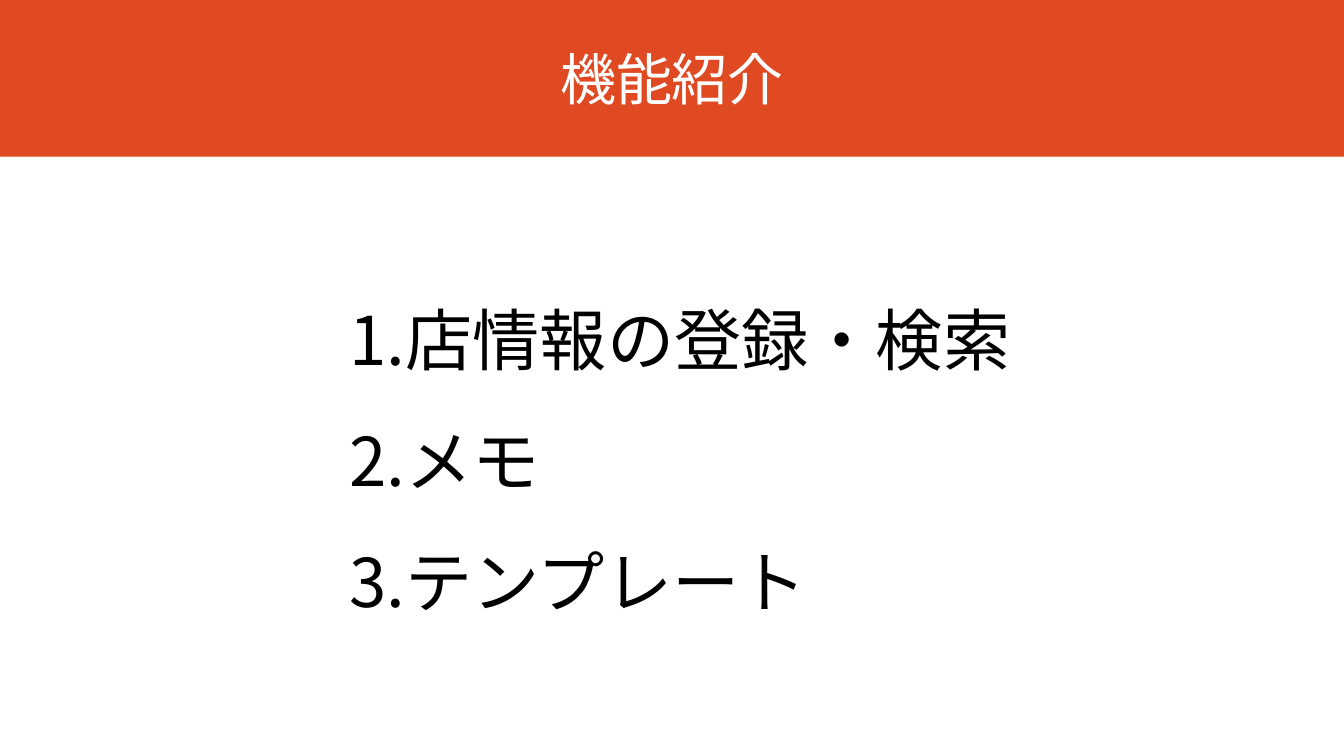
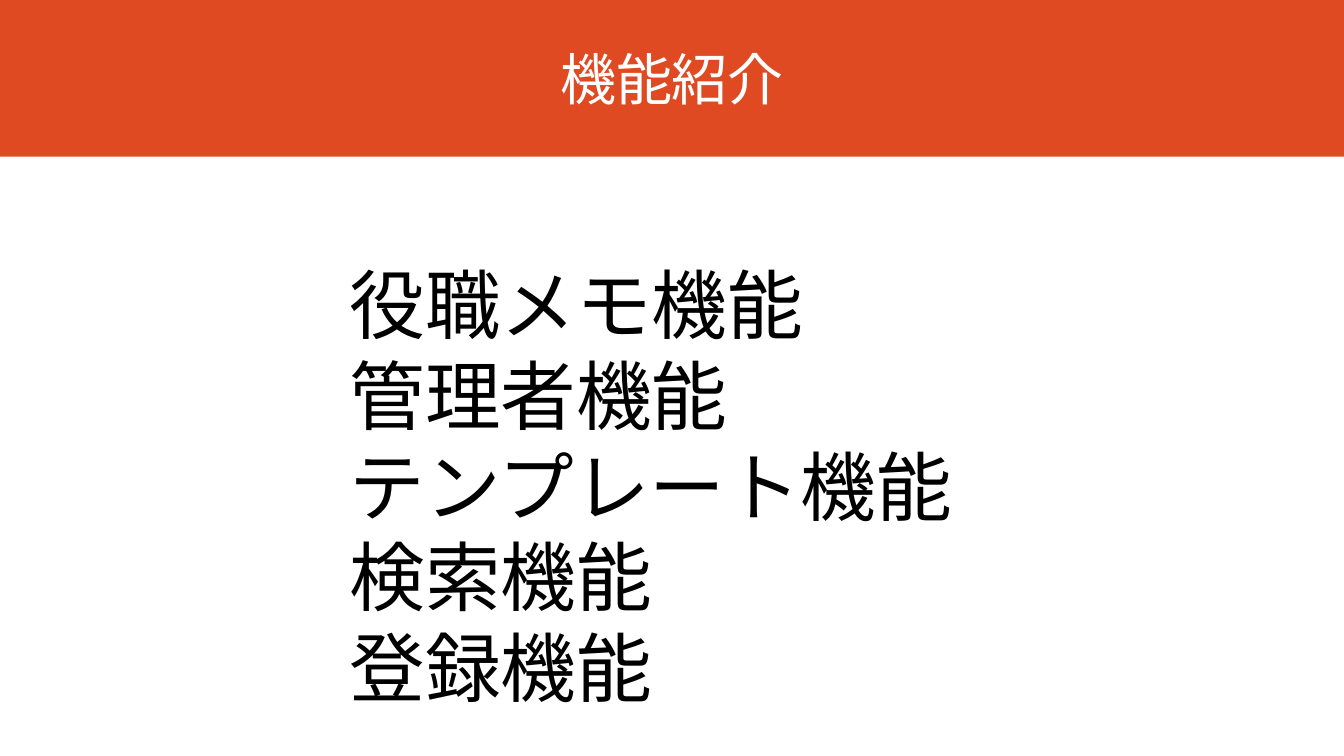
Before and after one commit to dojo2023/B-3, a slide deck: slide 5 of doc/B3_発表資料.pptx. Drawn at 1344x756 pixels with LibreOffice and Linux fonts; fonts in the diff are those of the drawing. Boxes give left, top, right and bottom in pixels: in the first picture for what was removed or moved away, otherwise in the second. Text is boxed around its words. In the diff, an @@ line names an element or a change of style, - is before the commit and + after.

```diff
--- a/doc/B3_発表資料.pptx
+++ b/doc/B3_発表資料.pptx
@@ text at (350, 269, 953, 703): text changed; size 48 to 54 pt; font Noto Sans CJK JP to Arial @@
-1. 店情報の登録・検索
-2. メモ
-3. テンプレート
+役職メモ機能
+管理者機能
+テンプレート機能
+検索機能
+登録機能
```
Also in this commit, not shown: 2 other slides changed, 8 slides added.
